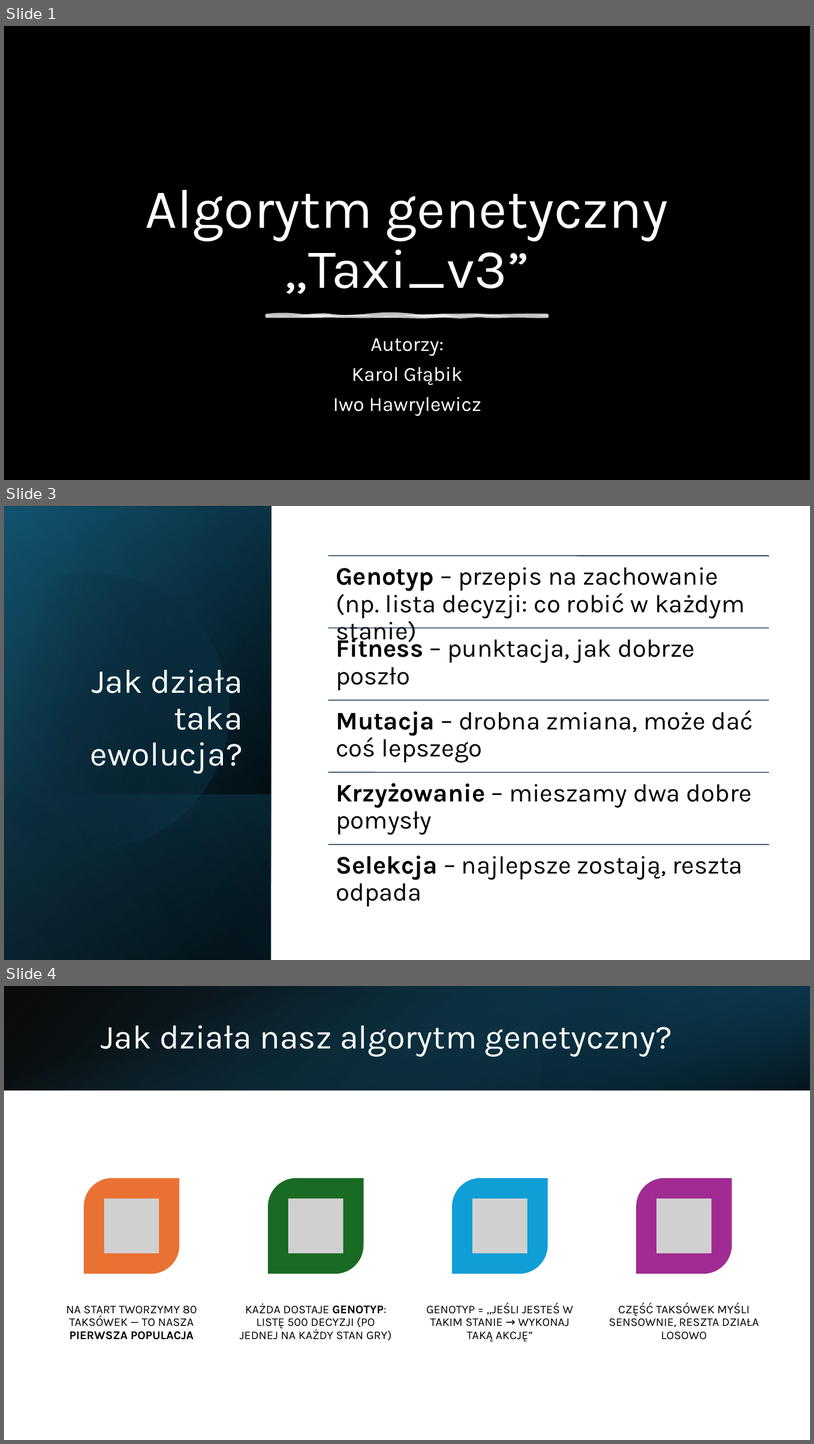
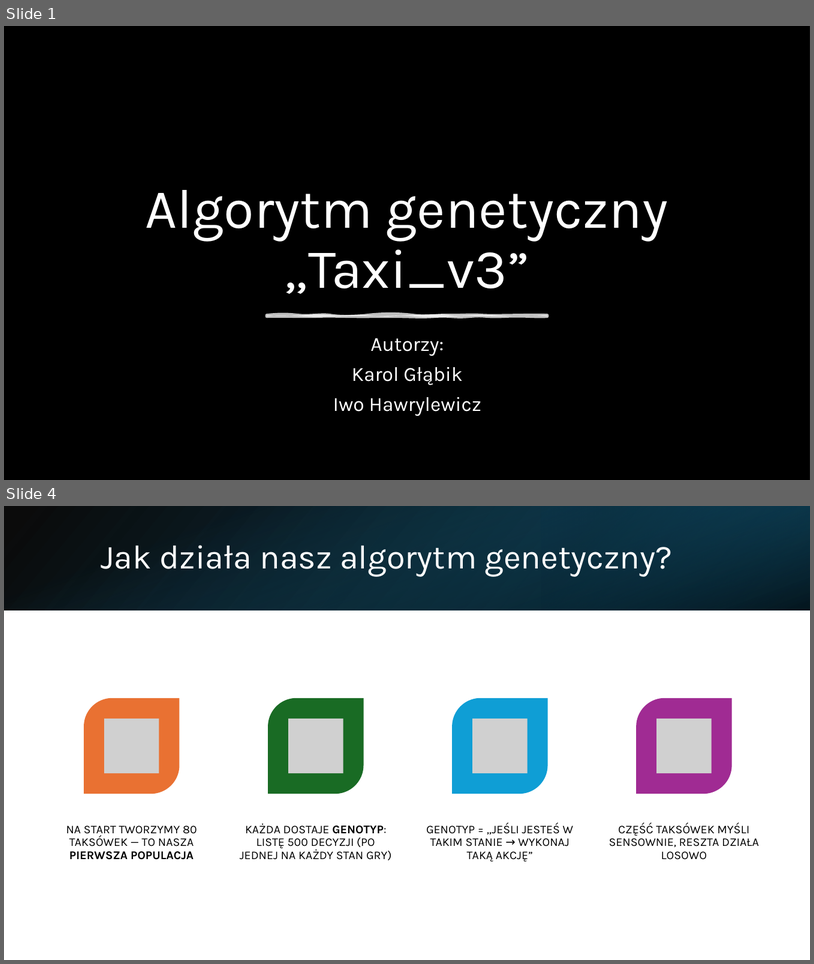
Before and after one commit to kargla3/taxi-v3-genetic-algorithm, a slide deck: Algorytm genetyczny „Taxi_v3.pptx. Shown one above the other, each under a label of ours: slides 1, 3 and 4 before the commit, slides 1 and 4 after it; the slides between them are not shown. The pictures are 814x1444 and 814x964 pixels, drawn with LibreOffice and Linux fonts; fonts in the diff are those of the drawing; grey boxes stand for pictures; background and template pictures are left out; a plain dark background stands for a picture behind light text. Boxes give left, top, right and bottom in pixels: in the first picture for what was removed or moved away, otherwise in the second. Text is boxed around its words. In the diff, an @@ line names an element or a change of style, - is before the commit and + after.

```diff
--- a/Algorytm genetyczny „Taxi_v3.pptx
+++ b/Algorytm genetyczny „Taxi_v3.pptx
@@ slide 3 removed at box(4, 506, 810, 960), background #FFFFFF @@
@@ rectangle removed at box(4, 506, 272, 960) @@
@@ rectangle removed at box(4, 507, 272, 960) @@
@@ rectangle removed at box(4, 506, 272, 960) @@
@@ freeform shape removed at box(4, 540, 263, 877) @@
@@ title removed at box(90, 669, 243, 774) @@
-Jak działa taka ewolucja?
@@ rectangle removed at box(4, 794, 272, 960) @@
@@ group removed at box(328, 556, 770, 906): 5 lines, 5 texts @@
-Genotyp – przepis na zachowanie (np. lista decyzji: co robić w każdym stanie)
-Fitness – punktacja, jak dobrze poszło
-Mutacja – drobna zmiana, może dać coś lepszego
-Krzyżowanie – mieszamy dwa dobre pomysły
-Selekcja – najlepsze zostają, reszta odpada
```
Also in this commit, not shown: 2 slides changed, 1 slide added, 2 other slides removed.
